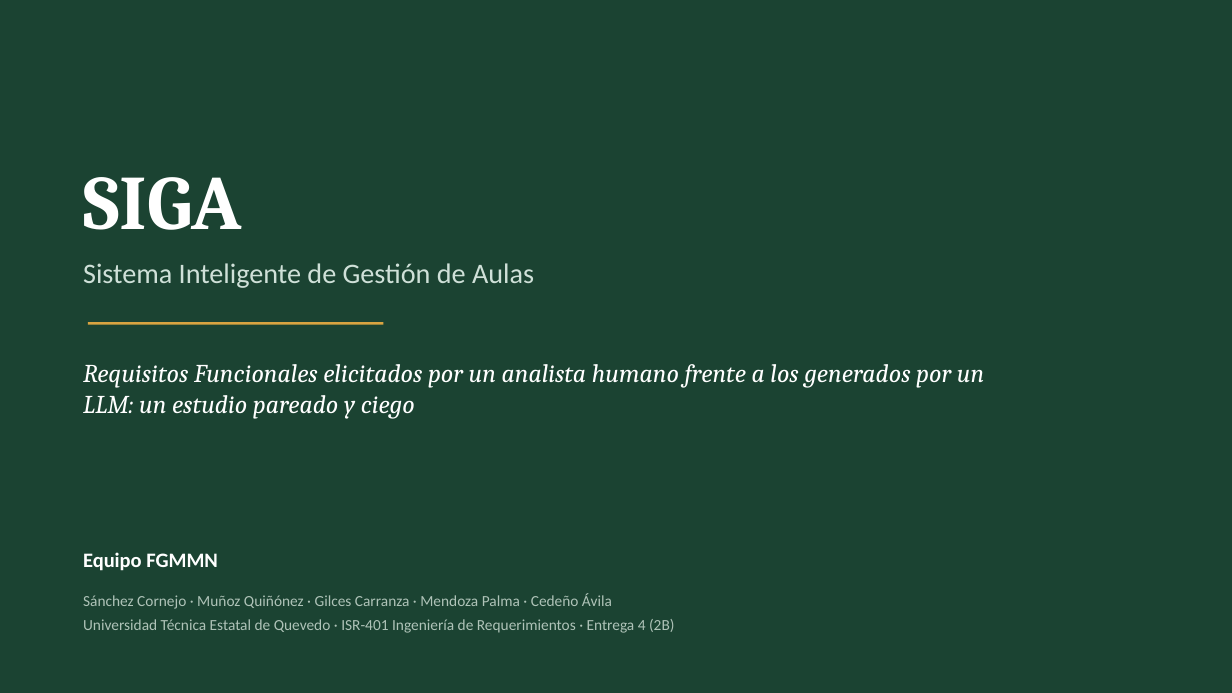
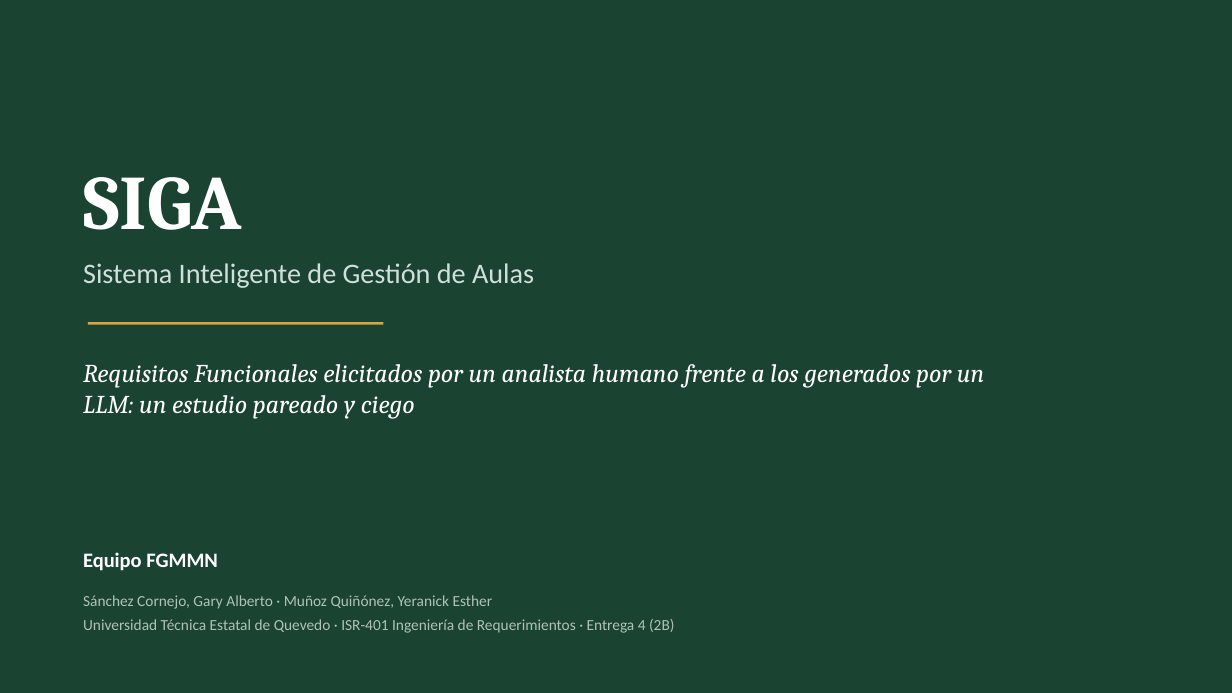
Before and after one commit to gsanchezc6-beep/SIGA_FGMMN_ISR401_AVANCE_2B, a slide deck: slide 1 of 08_Defensa/presentacion.pptx. Drawn at 1232x693 pixels with LibreOffice and Linux fonts; fonts in the diff are those of the drawing. Boxes give left, top, right and bottom in pixels: in the first picture for what was removed or moved away, otherwise in the second. Text is boxed around its words. In the diff, an @@ line names an element or a change of style, - is before the commit and + after.

```diff
--- a/08_Defensa/presentacion.pptx
+++ b/08_Defensa/presentacion.pptx
@@ text at [83, 595, 493, 609]: text changed @@
-Sánchez Cornejo · Muñoz Quiñónez · Gilces Carranza · Mendoza Palma · Cedeño Ávila
+Sánchez Cornejo, Gary Alberto · Muñoz Quiñónez, Yeranick Esther
```
Also in this commit, not shown: 10 other slides changed, 1 slide removed, 2 other files.
